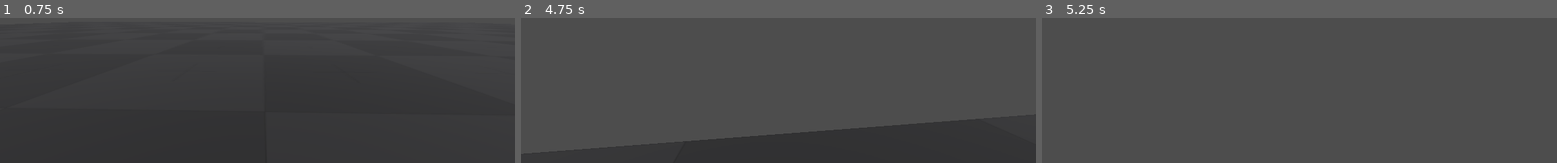
Above: before the commit, frames 1-3 (left to right).
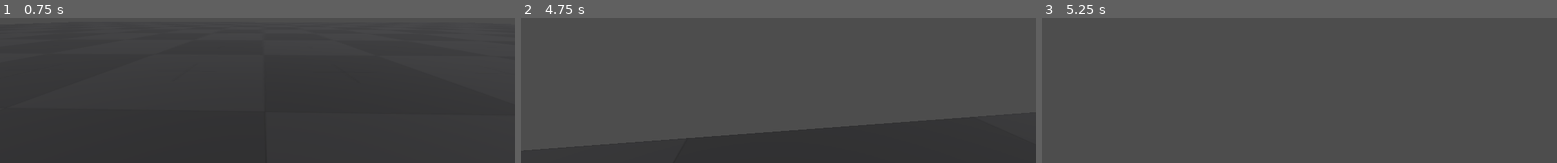
Above: after the commit, the same moments.

Repository: johnwdodge/pacmanninja
Game: Godot game, scene res://scenes/levels/test_level.tscn
The game is run twice, just before and just after one commit, with the same random seed, the same clock (stepped at 60 frames per second) and the same inputs.
Inputs (mouse positions are in pixels of both pictures, inside the frame that each line leads up to):
- Up to frame 1 (0.75 s): tap Enter at 0.5 s; move the mouse to (252, 23) at 0.52 s; hold W (move_forward) from 0.53 s (still down); hold Ctrl (crouch) from 0.53 s (still down)
- Up to frame 2 (4.75 s): tap Space (jump) at 0.77, 1.25, 1.52, 2.75, 3.02, 3.77, 4.25, 4.52 s; move the mouse to (814, 22) at 1.27 s; release Ctrl (crouch) at 1.28 s; tap Shift (sprint) at 1.35, 2.85, 4.35 s; tap Enter at 2, 3.5 s; move the mouse to (outside the picture) at 2.02 s; hold Ctrl (crouch) 2.03-2.78 s; move the mouse to (783, 19) at 2.77 s; release W (move_forward) at 2.78 s; hold A (move_left) 2.78-3.53 s; move the mouse to (outside the picture) at 3.52 s; hold Ctrl (crouch) 3.53-4.28 s; hold W (move_forward) from 3.53 s (still down); move the mouse to (outside the picture) at 4.27 s
- Up to frame 3 (5.25 s): keep holding W (move_forward); move the mouse to (1273, 19) at 5.02 s; hold Ctrl (crouch) from 5.03 s (still down)

Frame 1 is identical in both runs. In frame 2, 1.1% of the frame differs, in the area x 0-89%, y 68-92%; in frame 3, nothing differs.

Commit message:
Enabled power pellet

Diff:
--- a/charcontrol.gd
+++ b/charcontrol.gd
@@ -24,6 +24,8 @@
 @onready var _standing_collision: CollisionShape3D = $StandingCollision
 @onready var _crouching_collision: CollisionShape3D = $CrouchingCollision
 
+@onready var _hud: Node = $"../HUD"
+
 # ── State ─────────────────────────────────────────────
 var _gravity: float = ProjectSettings.get_setting("physics/3d/default_gravity")
 var _is_crouching: bool = false
@@ -36,7 +38,9 @@
 
 enum State {move, dash, slide, air, wall, idle}
 var state = State.idle
-
+const POWER_DURATION: float = 10.0
+var _is_powered: bool = false
+var _power_timer: float = 0.0
 func change_state(newstate) -> void:
 	state = newstate
 # ── Ready ─────────────────────────────────────────────
@@ -66,6 +70,7 @@
 			_handle_air(delta)
 
 	_lerp_head(delta)
+	_tick_power(delta)
 
 func _lerp_head(delta: float) -> void:
 	_head.position.y = lerp(_head.position.y, _target_head_height, delta * 10.0)
@@ -108,10 +113,10 @@
 func _handle_jump() -> void:
 	if state == State.move:
 		velocity.y = JUMP_VELOCITY
-	if state == State.wall:
-		velocity.y = JUMP_VELOCITY
-		velocity.x += _trajectory.x * WALL_JUMP_AWAY_FORCE
-		velocity.z += _trajectory.z * WALL_JUMP_AWAY_FORCE
+		if state == State.wall:
+			velocity.y = JUMP_VELOCITY
+			velocity.x += _trajectory.x * WALL_JUMP_AWAY_FORCE
+			velocity.z += _trajectory.z * WALL_JUMP_AWAY_FORCE
 	else:
 		return
 	change_state(State.air)
@@ -235,3 +240,17 @@
 	rotate_y(-event.relative.x * MOUSE_SENSITIVITY)
 	_head.rotate_x(-event.relative.y * MOUSE_SENSITIVITY)
 	_head.rotation.x = clamp(_head.rotation.x, -deg_to_rad(MAX_LOOK_ANGLE), deg_to_rad(MAX_LOOK_ANGLE))
+
+func apply_power() -> void:
+	_is_powered = true
+	_power_timer = POWER_DURATION
+	_hud.set_powered(true)
+
+func _tick_power(delta: float) -> void:
+	if not _is_powered:
+		return
+	_power_timer -= delta
+	_hud.set_progress(_power_timer, POWER_DURATION)
+	if _power_timer <= 0.0:
+		_is_powered = false
+		_hud.set_powered(false)
--- /dev/null
+++ b/hud.gd
@@ -0,0 +1,14 @@
+extends Node
+
+@onready var _powered_label: Label = $CanvasLayer/Label
+@onready var _progress_bar: TextureProgressBar = $CanvasLayer/TextureProgressBar
+
+func _ready() -> void:
+	set_powered(false)
+
+func set_powered(powered: bool) -> void:
+	_powered_label.visible = powered
+
+func set_progress(value: float, max_value: float) -> void:
+	_progress_bar.max_value = max_value
+	_progress_bar.value = value
--- a/hud.tscn
+++ b/hud.tscn
@@ -1,6 +1,9 @@
 [gd_scene format=3 uid="uid://jk0gx3dkea44"]
 
+[ext_resource type="Script" uid="uid://bc3p5nk7xf6vu" path="res://hud.gd" id="1_37p78"]
+
 [node name="HUD" type="Node" unique_id=1202115306]
+script = ExtResource("1_37p78")
 
 [node name="CanvasLayer" type="CanvasLayer" parent="." unique_id=592995193]
 
@@ -8,3 +11,8 @@
 offset_right = 40.0
 offset_bottom = 40.0
 value = 2.0
+
+[node name="Label" type="Label" parent="CanvasLayer" unique_id=1227660011]
+offset_right = 40.0
+offset_bottom = 23.0
+text = "POWERED"
--- a/scenes/levels/test_level.tscn
+++ b/scenes/levels/test_level.tscn
@@ -9,12 +9,13 @@
 [ext_resource type="PackedScene" uid="uid://uigv2h0flxta" path="res://scenes/power_pellet.tscn" id="7_7x1jh"]
 [ext_resource type="PackedScene" uid="uid://dfyf2y41r0d4w" path="res://scenes/simple_ai.tscn" id="8_7x1jh"]
 [ext_resource type="PackedScene" uid="uid://cxyct5hpij8yg" path="res://assets/models/Torch.glb" id="9_hfwtw"]
+[ext_resource type="PackedScene" uid="uid://jk0gx3dkea44" path="res://hud.tscn" id="10_2mu0v"]
 
 [sub_resource type="Environment" id="Environment_48ne7"]
 
 [sub_resource type="NavigationMesh" id="NavigationMesh_7x1jh"]
-vertices = PackedVector3Array(-53.844086, 0.5, -49, -53.844086, 0.5, 49, 44.155914, 0.5, 49, 44.155914, 0.5, -49)
-polygons = [PackedInt32Array(3, 2, 0), PackedInt32Array(0, 2, 1)]
+vertices = PackedVector3Array(0.9059143, 0.5, -1, 1.9059143, 0.5, -1, 1.9059143, 0.5, -49, 0.1559143, 0.5, -0.25, -53.844086, 0.5, -49, -53.844086, 0.5, 1.75, 0.1559143, 0.5, 1.75, 3.9059143, 0.5, -0.25, 3.9059143, 0.5, 1.25, 44.155914, 0.5, 1, 3.1559143, 0.5, -1, 44.155914, 0.5, -49, 3.9059143, 0.5, 12.5, 44.155914, 0.5, 12.75, -53.844086, 0.5, 12, 0.1559143, 0.5, 12, 1.9059143, 0.5, 49, 1.9059143, 0.5, 14.75, 0.9059143, 0.5, 14.75, 0.1559143, 0.5, 14, -53.844086, 0.5, 49, 3.1559143, 0.5, 14.75, 3.9059143, 0.5, 14, 44.155914, 0.5, 49)
+polygons = [PackedInt32Array(2, 1, 0), PackedInt32Array(0, 3, 2), PackedInt32Array(2, 3, 4), PackedInt32Array(4, 3, 5), PackedInt32Array(3, 6, 5), PackedInt32Array(9, 8, 7), PackedInt32Array(7, 10, 9), PackedInt32Array(9, 10, 11), PackedInt32Array(11, 10, 2), PackedInt32Array(10, 1, 2), PackedInt32Array(8, 9, 12), PackedInt32Array(12, 9, 13), PackedInt32Array(5, 6, 14), PackedInt32Array(14, 6, 15), PackedInt32Array(18, 17, 16), PackedInt32Array(18, 16, 19), PackedInt32Array(19, 16, 20), PackedInt32Array(19, 20, 14), PackedInt32Array(14, 15, 19), PackedInt32Array(16, 17, 21), PackedInt32Array(21, 22, 16), PackedInt32Array(16, 22, 23), PackedInt32Array(23, 22, 13), PackedInt32Array(22, 12, 13)]
 geometry_parsed_geometry_type = 0
 agent_height = 2.0
 agent_radius = 1.0
@@ -65,6 +66,11 @@
 
 [node name="CollisionShape3D" type="CollisionShape3D" parent="NavigationRegion3D/StaticBody3D" unique_id=1321535681]
 shape = SubResource("WorldBoundaryShape3D_hfwtw")
+
+[node name="NavigationObstacle3D" type="NavigationObstacle3D" parent="NavigationRegion3D" unique_id=1136437901]
+transform = Transform3D(1, 0, 0, 0, 1, 0, 0, 0, 1, 0, -0.23088765, 0)
+vertices = PackedVector3Array(1.1785307, 0, 0.016516471, 2.8563757, 0, 0.02343204, 2.945097, 0, 13.710115, 1.2753935, 0, 13.728069)
+affect_navigation_mesh = true
 
 [node name="CSGCombiner3D" type="CSGCombiner3D" parent="." unique_id=550001377 groups=["navigation"]]
 operation = 1
@@ -142,3 +148,5 @@
 [node name="CollisionShape3D" type="CollisionShape3D" parent="StaticBody3D" unique_id=1025527347]
 transform = Transform3D(1, 0, 0, 0, 1, 0, 0, 0, 1, -0.019042969, 1.7655334, -0.040527344)
 shape = SubResource("BoxShape3D_hfwtw")
+
+[node name="HUD" parent="." unique_id=1202115306 instance=ExtResource("10_2mu0v")]
--- /dev/null
+++ b/scenes/power_pellet.gd
@@ -0,0 +1,12 @@
+extends Node3D
+
+signal pellet_collected
+
+func _ready() -> void:
+	$Area3D.body_entered.connect(_on_body_entered)
+
+func _on_body_entered(body: Node3D) -> void:
+	if body.has_method("apply_power"):
+		body.apply_power()
+		emit_signal("pellet_collected")
+		queue_free()
--- a/scenes/power_pellet.tscn
+++ b/scenes/power_pellet.tscn
@@ -1,6 +1,7 @@
 [gd_scene format=3 uid="uid://uigv2h0flxta"]
 
 [ext_resource type="Shader" uid="uid://cbauq5hk06yq" path="res://scenes/power_pellet.gdshader" id="1_igpl4"]
+[ext_resource type="Script" uid="uid://c0jdkn2q3n3h" path="res://scenes/power_pellet.gd" id="1_menol"]
 
 [sub_resource type="SphereShape3D" id="SphereShape3D_menol"]
 
@@ -29,6 +30,7 @@
 material = SubResource("ShaderMaterial_ktie4")
 
 [node name="PowerPellet" type="Node3D" unique_id=1863329713]
+script = ExtResource("1_menol")
 
 [node name="Area3D" type="Area3D" parent="." unique_id=684927336]
 
--- a/scenes/simple_ai.gd
+++ b/scenes/simple_ai.gd
@@ -7,6 +7,8 @@
 @onready var nav_agent: NavigationAgent3D = $NavigationAgent3D
 
 var player: CharacterBody3D
+var _path_timer: float = 0.0
+const PATH_UPDATE_RATE: float = 0.2
 
 func _ready() -> void:
 	player = get_tree().get_first_node_in_group("player")
@@ -21,42 +23,40 @@
 	print("Closest navmesh point: ", closest)
 
 func _physics_process(delta: float) -> void:
+	_path_timer -= delta
+	if _path_timer <= 0.0:
+		nav_agent.target_position = player.global_position
+		_path_timer = PATH_UPDATE_RATE
 	if not is_on_floor():
 		velocity.y -= gravity * delta
-
 	if player == null:
 		return
-
 	var dist = global_position.distance_to(player.global_position)
 	if dist <= stopping_distance:
 		velocity.x = 0
 		velocity.z = 0
 		move_and_slide()
 		return
-
 	nav_agent.target_position = player.global_position
-
 	if nav_agent.is_navigation_finished():
 		return
-
 	var next_pos: Vector3 = nav_agent.get_next_path_position()
 	var direction: Vector3 = (next_pos - global_position).normalized()
-
 	# Rotation
 	var flat_direction := Vector3(direction.x, 0.0, direction.z)
 	if flat_direction.length() > 0.1:
 		var target_basis = Basis.looking_at(flat_direction)
 		basis = basis.slerp(target_basis, delta * 8.0)
-
 	var desired_velocity := direction * move_speed
 	desired_velocity.y = velocity.y
-
 	if nav_agent.avoidance_enabled:
 		nav_agent.set_velocity(desired_velocity)
 	else:
 		velocity = desired_velocity
 		move_and_slide()
 
+
 func _on_velocity_computed(safe_velocity: Vector3) -> void:
+	safe_velocity.y = velocity.y
 	velocity = safe_velocity
 	move_and_slide()
--- a/scenes/simple_ai.tscn
+++ b/scenes/simple_ai.tscn
@@ -22,6 +22,7 @@
 [node name="NavigationAgent3D" type="NavigationAgent3D" parent="." unique_id=2116155216]
 path_desired_distance = 0.5
 target_desired_distance = 0.5
+avoidance_enabled = true
 
 [node name="Samurai" parent="." unique_id=349841751 instance=ExtResource("2_ovxrf")]
 transform = Transform3D(-1.8, -7.868052e-08, -1.57361e-07, -7.86805e-08, 1.8, -7.86805e-08, 1.57361e-07, -7.868051e-08, -1.8, 0, 0, 0)
Not shown, added: hud.gd.uid
Not shown, added: scenes/power_pellet.gd.uid
